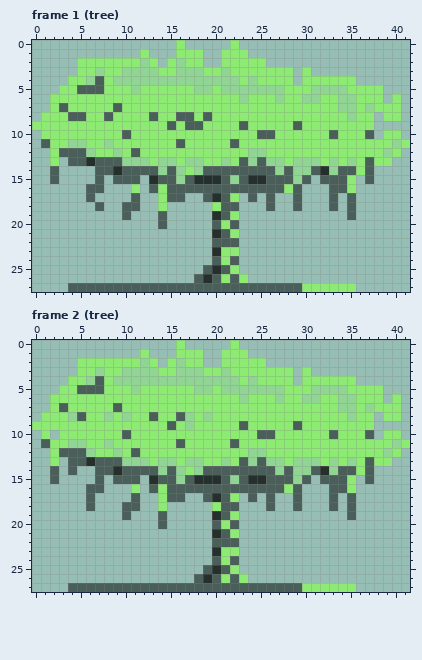
Two states of a pixel-art file, assets/tree.aseprite. The picture above is the old version.
42x28 pixels, 2 frames. Shown: frame 1 (tree), frame 2 (tree).
After:
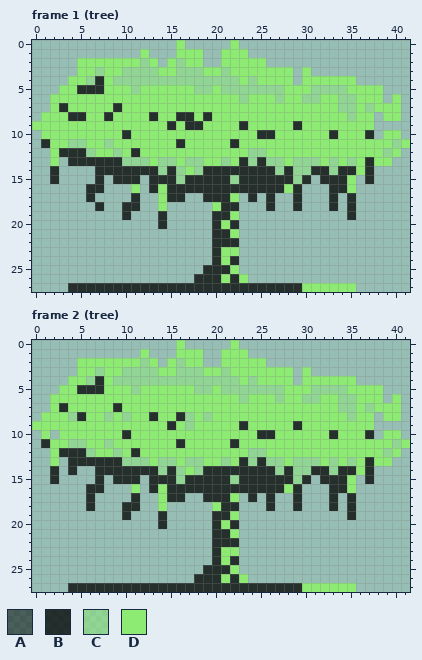
Palette (. is transparent): A #00000080  B #000000c0  C #8deb7480  D #8deb74
Difference:
Frame 1 (tree):
The author changed colour A to colour B in row 4 at x 7; in row 5 at x 5 to 7; in row 7 at x 3 and 9; in row 8 at x 4 to 5, 8, 13, 16 to 17 and 19; in row 9 at x 15, 17 to 18, 23 and 29; in row 10 at x 10, 25 to 26, 33 and 37.
The author changed colour A to colour B in row 11 at x 1, 16 and 22; in row 12 at x 3 to 5 and 11; in row 13 at x 4 to 5, 7 to 9, 23, 25 and 37; in row 14 at x 2, 7 to 8, 10 to 13, 15, 19 to 26, 28, 31, 34 to 35 and 37; in row 15 at x 2, 7, 9 to 11, 14 to 15, 17, 21, 23, 26 to 28, 30, 32 to 34 and 37; in row 16 at x 6 to 7, 13, 15 to 27, 29 and 33 to 34.
The author changed colour A to colour B in row 17 at x 6, 11, 15 to 16, 19, 21, 24, 26, 29, 33 and 35; in row 18 at x 7, 10 to 11, 21 to 22, 26, 29, 33 and 35; in row 19 at x 10, 14, 21 and 35; in row 20 at x 14, 20 and 22; in row 21 at x 21; in row 22 at x 20 to 22.
The author changed colour A to colour B in row 24 at x 20 and 22; in row 25 at x 19 and 21; in row 26 at x 18, 20 and 22; in row 27 at x 4 to 29.
Frame 2 (tree):
The author changed colour A to colour B in row 4 at x 7; in row 5 at x 5 to 7; in row 7 at x 3 and 9; in row 8 at x 5, 13 and 16; in row 9 at x 15, 23 and 29; in row 10 at x 10, 25 to 26, 33 and 37.
The author changed colour A to colour B in row 11 at x 1, 16 and 22; in row 12 at x 3 to 5 and 11; in row 13 at x 4 to 5, 7 to 9, 23, 25 and 37; in row 14 at x 2, 4, 7 to 8, 10 to 13, 15, 19 to 26, 28, 31, 34 to 35 and 37; in row 15 at x 2, 7, 9 to 11, 14 to 15, 17, 21, 23, 26 to 28, 30, 32 to 34 and 37; in row 16 at x 6 to 7, 13, 15 to 27, 29 and 33 to 34.
The author changed colour A to colour B in row 17 at x 6, 11, 15 to 16, 19, 21, 24, 26, 29, 33 and 35; in row 18 at x 6, 10 to 11, 21 to 22, 26, 29, 33 and 35; in row 19 at x 10, 14, 21 and 35; in row 20 at x 14, 20 and 22; in row 21 at x 21; in row 22 at x 20 to 22.
The author changed colour A to colour B in row 24 at x 20 and 22; in row 25 at x 19 and 21; in row 26 at x 18, 20 and 22; in row 27 at x 4 to 29.
Changed places in both pictures, as pixel boxes (x1, y1, x2, y2):
changed: (41, 76, 374, 292)
changed: (41, 376, 374, 592)
